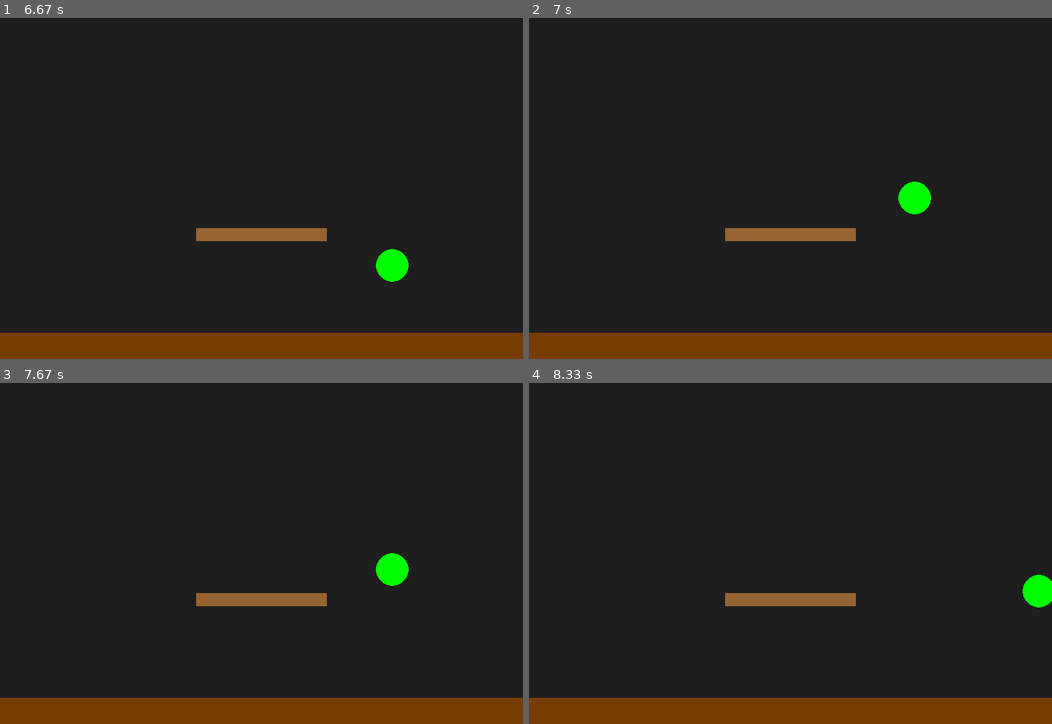
Above: before the commit, frames 1-4 (two rows, left to right).
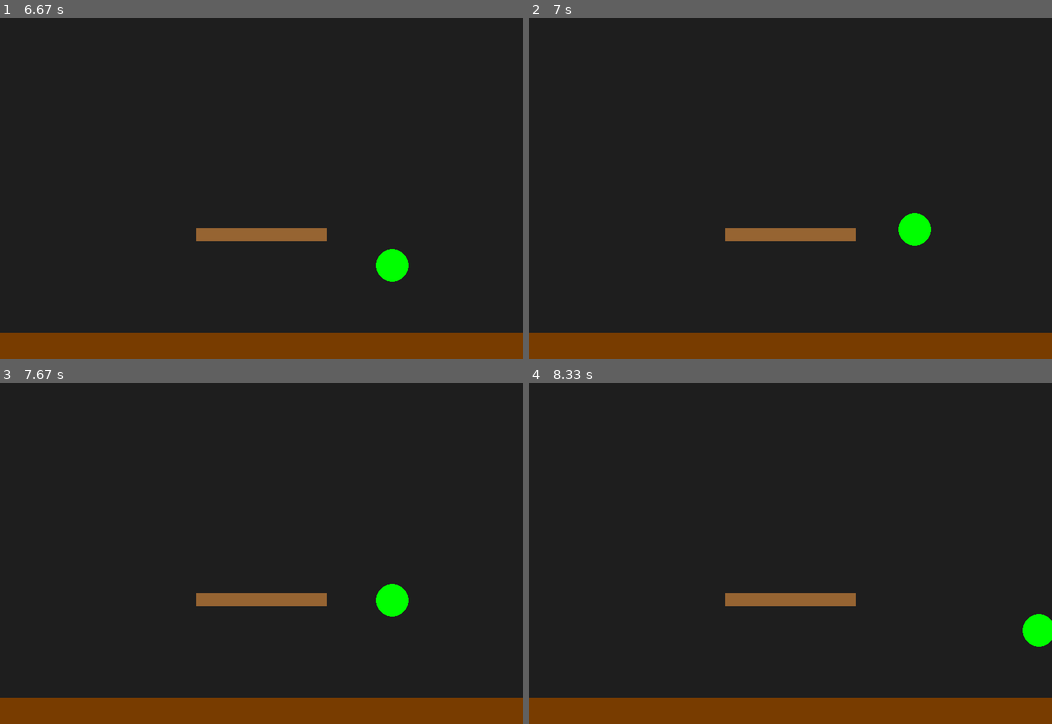
Above: after the commit, the same moments.

Repository: jurgenfolz/PyGameProjects
Game: pygame game, started from main.py
Two runs of this game, one before a commit and one after it. Both use one fixed random seed, a clock stepped at 60 frames per second and the inputs below.
Inputs:
- Up to frame 1 (6.67 s): tap Space at 0.33, 2.67, 5.8, 6.1, 6.23, 6.53 s; hold Right 0.67-1.13 s; hold Right 1.17-1.63 s; hold Left 1.67-2.2 s; hold Left 2.23-2.63 s; hold Right 3-3.63 s; hold Left 3.67-4.13 s; hold Right 4.17-4.63 s; hold Right 4.67-5.13 s; hold Left 5.17-5.7 s; hold Left 5.73-6.13 s; hold Right from 6.17 s (still down)
- Up to frame 2 (7 s): release Right at 6.8 s; hold Left from 6.83 s (still down); tap Space at 6.9 s
- Up to frame 3 (7.67 s): tap Space at 7.2, 7.4 s; release Left at 7.3 s; hold Right from 7.33 s (still down)
- Up to frame 4 (8.33 s): tap Space at 7.7, 7.9, 8.2 s; release Right at 7.8 s; hold Right 7.83-8.3 s

Frame 1 is identical in both runs. In frame 2, 0.9% of the frame differs, in the area x 70-77%, y 47-67%; in frame 3, 0.9%; in frame 4, 0.9%.

Commit message:
Refactor .gitignore and abstract_object.py

Diff:
--- a/platformer/objects/abstract_object.py
+++ b/platformer/objects/abstract_object.py
@@ -1,47 +1,44 @@
 import pygame
+
 class Object:
     def __init__(self, x, y, width, height, gravity=0.5):
-        """
-        :param x, y: Position (top-left for bounding box)
-        :param width, height: Dimensions for bounding box
-        :param gravity: Amount of gravitational acceleration
-        """
         self.x = x
         self.y = y
         self.width = width
         self.height = height
 
-        # Velocity
         self.x_vel = 0
         self.y_vel = 0
-
-        # Physical properties
         self.gravity = gravity
 
+        # Track whether this object is on the ground (or on top of any structure)
+        self.on_ground = False
+
     def get_rect(self):
-        """Return a pygame.Rect for collision checks."""
         return pygame.Rect(self.x, self.y, self.width, self.height)
 
     def update(self, structures):
         """
         Axis-by-axis movement:
-          1) Add gravity to y_vel
-          2) Move horizontally, check collision
-          3) Move vertically, check collision
+        1) Add gravity to y_vel
+        2) Move horizontally, check collision
+        3) Move vertically, check collision
         """
-        # Apply gravity each frame
+        # Clear on_ground flag each frame, will set it again if we land
+        self.on_ground = False
+
+        # 1) Gravity
         self.y_vel += self.gravity
 
-        # 1) Move horizontally
+        # 2) Move horizontally
         self.x += self.x_vel
         self.resolve_collisions_x(structures)
 
-        # 2) Move vertically
+        # 3) Move vertically
         self.y += self.y_vel
         self.resolve_collisions_y(structures)
 
     def resolve_collisions_x(self, structures):
-        """Correct horizontal overlap with any structure."""
         rect = self.get_rect()
         for struct in structures:
             if rect.colliderect(struct.get_rect()):
@@ -51,25 +48,23 @@
                 # Moving left
                 elif self.x_vel < 0:
                     self.x = struct.get_rect().right
-                # Zero out horizontal velocity upon collision
                 self.x_vel = 0
-                rect = self.get_rect()  # Update rect after reposition
+                rect = self.get_rect()  # update bounding box
 
     def resolve_collisions_y(self, structures):
-        """Correct vertical overlap with any structure."""
         rect = self.get_rect()
         for struct in structures:
             if rect.colliderect(struct.get_rect()):
-                # Moving down
+                # Moving down (from above)
                 if self.y_vel > 0:
                     self.y = struct.get_rect().top - self.height
-                # Moving up
+                    self.y_vel = 0
+                    self.on_ground = True  # Landed on a structure
+                # Moving up (hit the ceiling)
                 elif self.y_vel < 0:
                     self.y = struct.get_rect().bottom
-                # Zero out vertical velocity upon collision
-                self.y_vel = 0
-                rect = self.get_rect()  # Update rect after reposition
+                    self.y_vel = 0
+                rect = self.get_rect()  # update bounding box
 
     def draw(self, screen):
-        """Base class doesn't implement drawing. Subclasses should override."""
         pass
--- a/platformer/objects/circle.py
+++ b/platformer/objects/circle.py
@@ -3,20 +3,14 @@
 
 class Circle(Object):
     def __init__(self, x, y, radius, color=(255,0,0), gravity=0.5):
-        """
-        Circle is still a bounding box for collisions, but we store radius
-        for drawing. The bounding box is (2*radius x 2*radius).
-        """
         super().__init__(x - radius, y - radius, 2*radius, 2*radius, gravity)
         self.radius = radius
         self.color = color
 
-        # Movement attributes
         self.move_speed = 5
         self.jump_speed = 12
 
     def draw(self, screen):
-        # Draw a circle centered on (self.x + radius, self.y + radius)
         center_x = int(self.x + self.radius)
         center_y = int(self.y + self.radius)
         pygame.draw.circle(screen, self.color, (center_x, center_y), self.radius)
@@ -31,7 +25,8 @@
         self.x_vel = 0
 
     def jump(self):
-        # Only jump if velocity is ~0 in y-direction (on ground)
-        # In a more robust system, you'd check collisions or ground contact
-        if abs(self.y_vel) < 0.01:
+        # Only jump if on_ground is True
+        if self.on_ground:
             self.y_vel = -self.jump_speed
+            # Once we jump, we can set on_ground = False if desired
+            self.on_ground = False
Not shown, changed: .gitignore
